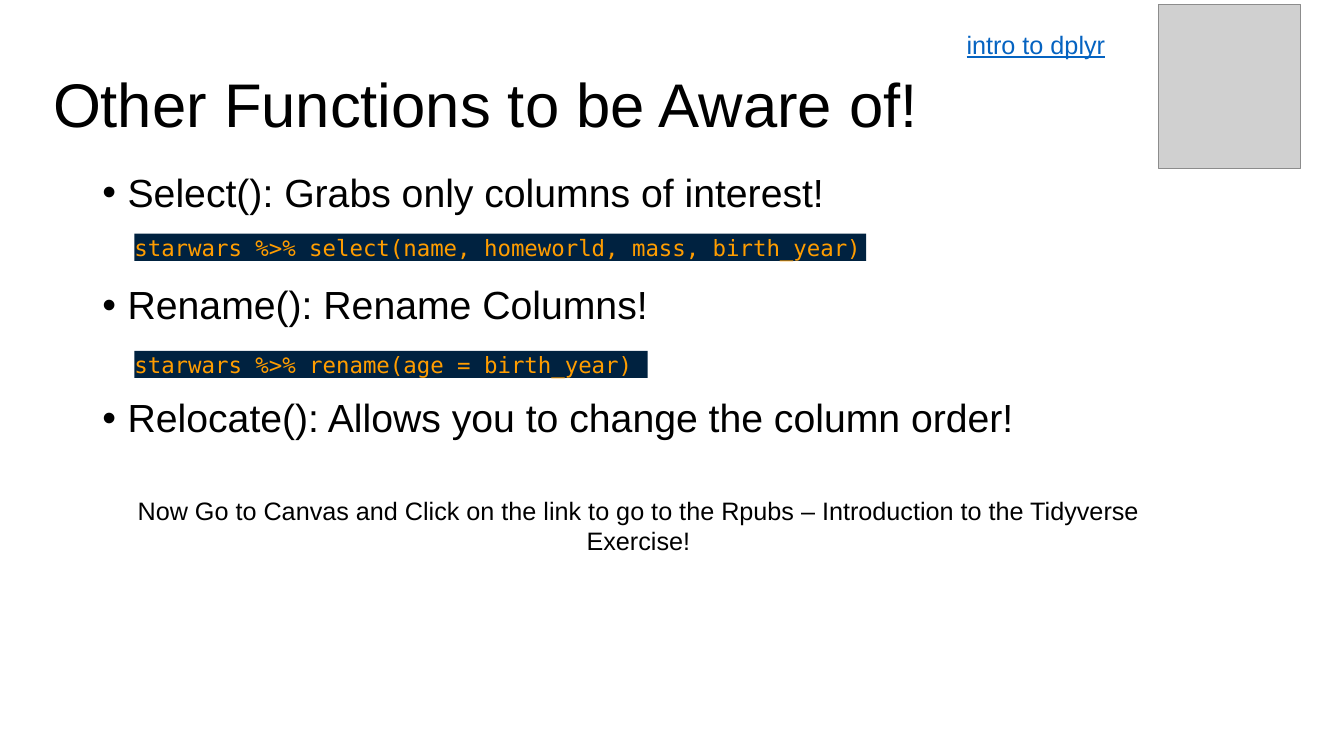
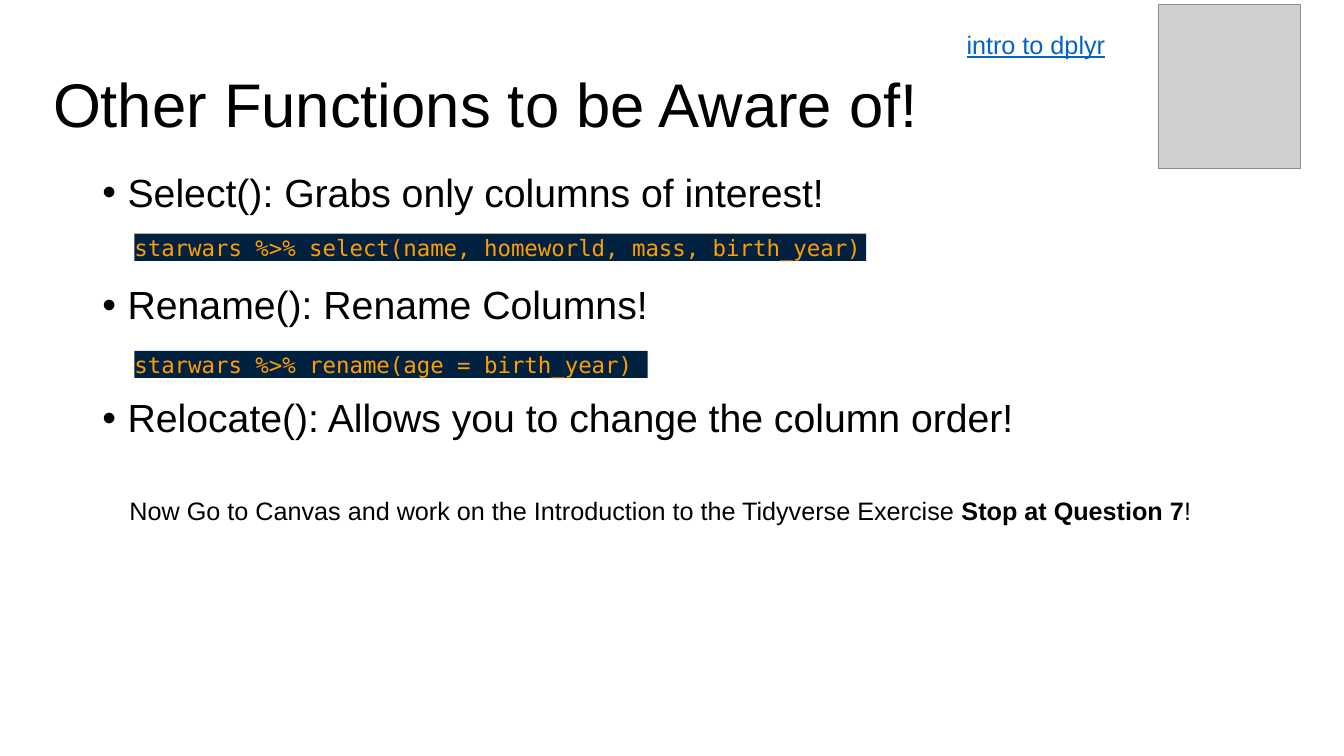
Before and after one commit to BIOS-538/BIOS-538.github.io, a slide deck: slide 9 of slides/lecture04_tidyverse_intro.pptx. Drawn at 1344x756 pixels with LibreOffice and Linux fonts; fonts in the diff are those of the drawing; grey boxes stand for pictures. Boxes give left, top, right and bottom in pixels: in the first picture for what was removed or moved away, otherwise in the second. Text is boxed around its words. In the diff, an @@ line names an element or a change of style, - is before the commit and + after.

```diff
--- a/slides/lecture04_tidyverse_intro.pptx
+++ b/slides/lecture04_tidyverse_intro.pptx
@@ text at bbox=[129, 501, 1191, 525]: text changed @@
-Now Go to Canvas and Click on the link to go to the Rpubs – Introduction to the Tidyverse Exercise!
+Now Go to Canvas and work on the Introduction to the Tidyverse Exercise Stop at Question 7!
```
Also in this commit, not shown: 6 other slides changed, 1 other file.
